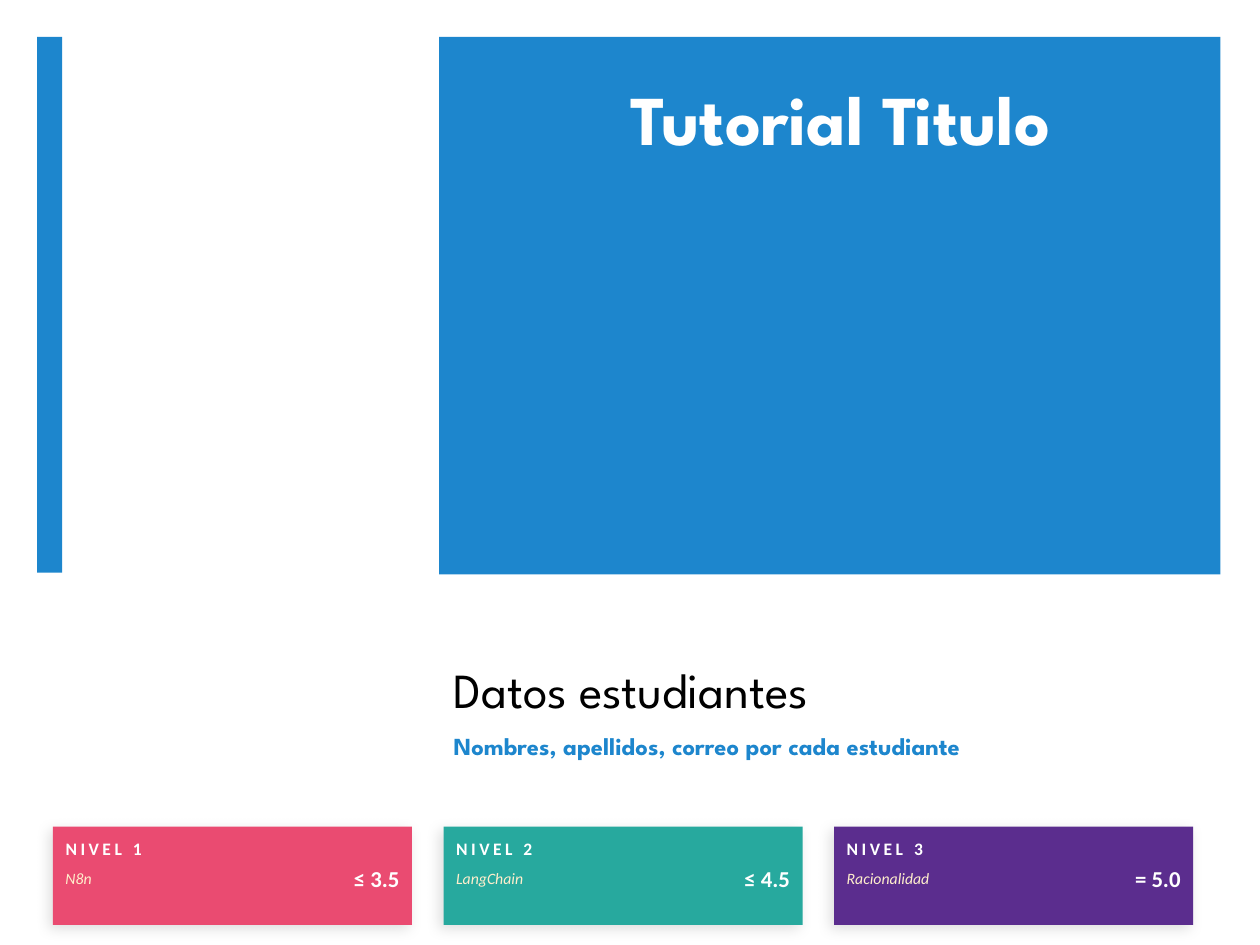
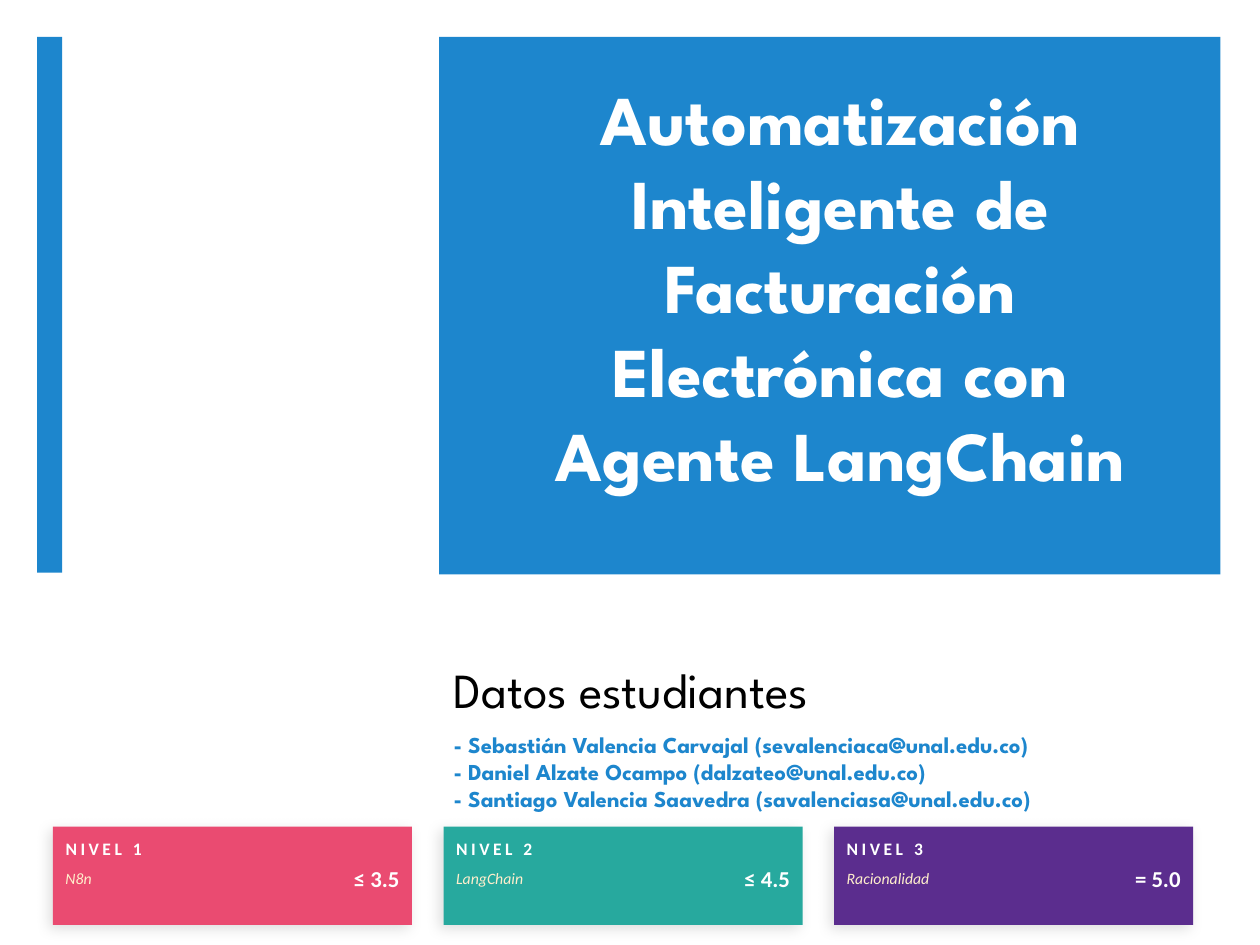
Before and after one commit to sevalenciaca/taller-final-sistemas-inteligentes, a slide deck: slide 1 of Plantilla Tutoriales UNAL V2.pptx. Drawn at 1260x945 pixels with LibreOffice and Linux fonts; fonts in the diff are those of the drawing; background and template pictures are left out. Boxes give left, top, right and bottom in pixels: in the first picture for what was removed or moved away, otherwise in the second. Text is boxed around its words. In the diff, an @@ line names an element or a change of style, - is before the commit and + after.

```diff
--- a/Plantilla Tutoriales UNAL V2.pptx
+++ b/Plantilla Tutoriales UNAL V2.pptx
@@ text at (556,98,1125,497): text changed @@
-Tutorial Titulo
+Automatización Inteligente de Facturación Electrónica con Agente LangChain
@@ subtitle at (468,737,1031,812): text changed; size 14 to 12.9 pt @@
-Nombres, apellidos, correo por cada estudiante
+- Sebastián Valencia Carvajal (sevalenciaca@unal.edu.co)
+- Daniel Alzate Ocampo (dalzateo@unal.edu.co)
+- Santiago Valencia Saavedra (savalenciasa@unal.edu.co)
```
Also in this commit, not shown: 1 other slide changed, 1 slide added, 1 slide removed, 3 other files.
